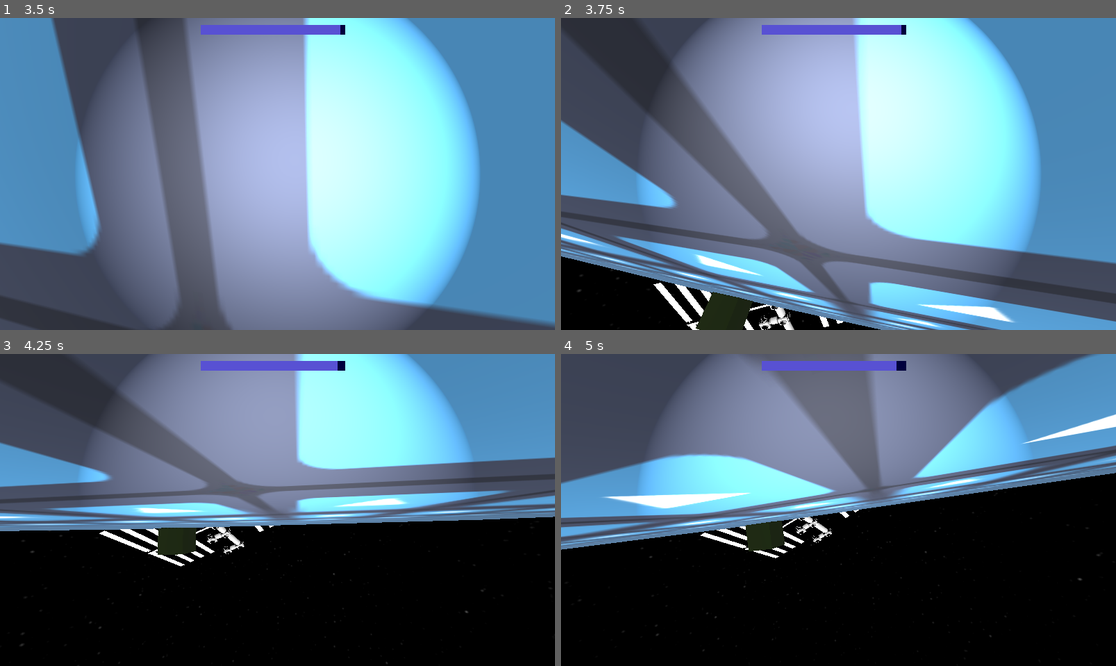
Above: before the commit, frames 1-4 (two rows, left to right).
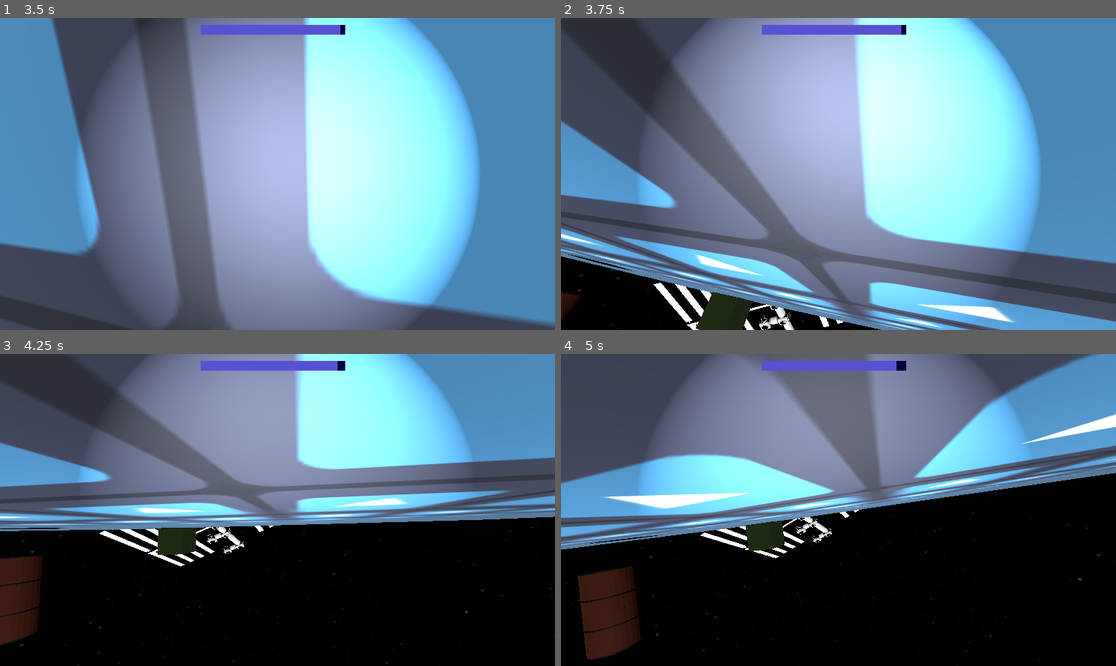
Above: after the commit, the same moments.

Repository: YuraStebel/CosmosGodotProject
Game: Godot game, scene res://scenes/wrld.tscn
Two runs of this game, one before a commit and one after it. Both use one fixed random seed, a clock stepped at 60 frames per second and the inputs below. The engine's default icon, where the game draws it, is replaced by a stand-in: a white triangle on a blue panel in a dark square.
Inputs (mouse positions are in pixels of both pictures, inside the frame that each line leads up to):
- Up to frame 1 (3.5 s): click (277, 205) at 0.52 s; type "12" at 0.6 s; click "Host" at 1.25 s; tap Enter (ui_accept) at 2, 2.27, 3.02 s; move the mouse to (305, 174) at 2.02 s; hold W (forward) from 2.03 s (still down); tap G (drop) at 2.1 s; move the mouse to (249, 174) at 2.77 s; tap D (righ) at 2.85 s
- Up to frame 2 (3.75 s): keep holding W (forward); move the mouse to (849, 167) at 3.52 s; press the mouse at (849, 167) at 3.53 s
- Up to frame 3 (4.25 s): keep holding W (forward)
- Up to frame 4 (5 s): keep holding W (forward); move the mouse to (832, 516) at 4.27 s; release the mouse at (832, 516) at 4.28 s; tap G (drop) at 4.35 s; tap Enter (ui_accept) at 4.52 s

Frame 1 is identical in both runs. In frame 2, 0.2% of the frame differs, in the area x 0-14%, y 75-97%; in frame 3, 1.8%; in frame 4, 2.6%, in the area x 3-19%, y 57-98%.

Commit message:
create quest items

Diff:
--- a/project.godot
+++ b/project.godot
@@ -23,6 +23,7 @@
 
 player=""
 pickable=""
+quest_item=""
 
 [input]
 
--- /dev/null
+++ b/scenes/quest_item_1.tscn
@@ -0,0 +1,13 @@
+[gd_scene load_steps=3 format=3 uid="uid://pluxp3ca3xdk"]
+
+[ext_resource type="PackedScene" uid="uid://cq1ewwfvo44r3" path="res://models/quest_item1.glb" id="1_5ri4y"]
+
+[sub_resource type="BoxShape3D" id="BoxShape3D_ti8t4"]
+
+[node name="QuestItem1" type="RigidBody3D" groups=["pickable", "quest_item"]]
+
+[node name="CollisionShape3D" type="CollisionShape3D" parent="."]
+shape = SubResource("BoxShape3D_ti8t4")
+
+[node name="quest_item1" parent="." instance=ExtResource("1_5ri4y")]
+transform = Transform3D(0.34, 0, 0, 0, 0.34, 0, 0, 0, 0.34, 0, 0, 0)
--- /dev/null
+++ b/scenes/quest_item_2.tscn
@@ -0,0 +1,15 @@
+[gd_scene load_steps=3 format=3 uid="uid://fqew7oqxjxiy"]
+
+[ext_resource type="PackedScene" uid="uid://gx5ls2uilsgc" path="res://models/quest_item2.glb" id="1_4r3lt"]
+
+[sub_resource type="CylinderShape3D" id="CylinderShape3D_nswi0"]
+height = 1.23
+radius = 0.315
+
+[node name="QuestItem2" type="RigidBody3D" groups=["pickable", "quest_item"]]
+
+[node name="CollisionShape3D" type="CollisionShape3D" parent="."]
+shape = SubResource("CylinderShape3D_nswi0")
+
+[node name="quest_item2" parent="." instance=ExtResource("1_4r3lt")]
+transform = Transform3D(0.2, 0, 0, 0, 0.2, 0, 0, 0, 0.2, 0, 0, 0)
--- a/scenes/wrld.tscn
+++ b/scenes/wrld.tscn
@@ -10,6 +10,8 @@
 [ext_resource type="PackedScene" uid="uid://bsgkjamoxjbsv" path="res://scenes/space_station.tscn" id="7_dcih3"]
 [ext_resource type="PackedScene" uid="uid://56ogp7kcvfbl" path="res://scenes/first_aid_kit.tscn" id="9_vq1nk"]
 [ext_resource type="PackedScene" uid="uid://rw316pew7cps" path="res://scenes/spaceship.tscn" id="10_5aatj"]
+[ext_resource type="PackedScene" uid="uid://fqew7oqxjxiy" path="res://scenes/quest_item_2.tscn" id="11_u4mco"]
+[ext_resource type="PackedScene" uid="uid://pluxp3ca3xdk" path="res://scenes/quest_item_1.tscn" id="12_sai5e"]
 
 [sub_resource type="PanoramaSkyMaterial" id="PanoramaSkyMaterial_dcih3"]
 panorama = ExtResource("2_wjubb")
@@ -160,5 +162,11 @@
 [node name="Spaceship" parent="." instance=ExtResource("10_5aatj")]
 transform = Transform3D(-0.965926, 0, 0.258819, 0, 1, 0, -0.258819, 0, -0.965926, 104, 0, 16)
 
+[node name="QuestItem2" parent="." instance=ExtResource("11_u4mco")]
+transform = Transform3D(1, 0, 0, 0, 1, 0, 0, 0, 1, -4.29984, 1.54097, 1.35281)
+
+[node name="QuestItem1" parent="." instance=ExtResource("12_sai5e")]
+transform = Transform3D(1, 0, 0, 0, 1, 0, 0, 0, 1, -4.12552, 0.99975, -0.564409)
+
 [connection signal="pressed" from="CanvasLayer/MainMenu/MarginContainer/VBoxContainer/HostButton" to="." method="_on_host_button_pressed"]
 [connection signal="pressed" from="CanvasLayer/MainMenu/MarginContainer/VBoxContainer/JoinButton" to="." method="_on_join_button_pressed"]
Binary file added: models/quest_item2.glb
Not shown, added: models/quest_item2.glb.import
Not shown: 1 places in scenes/wrld.tscn that only renumber resources
